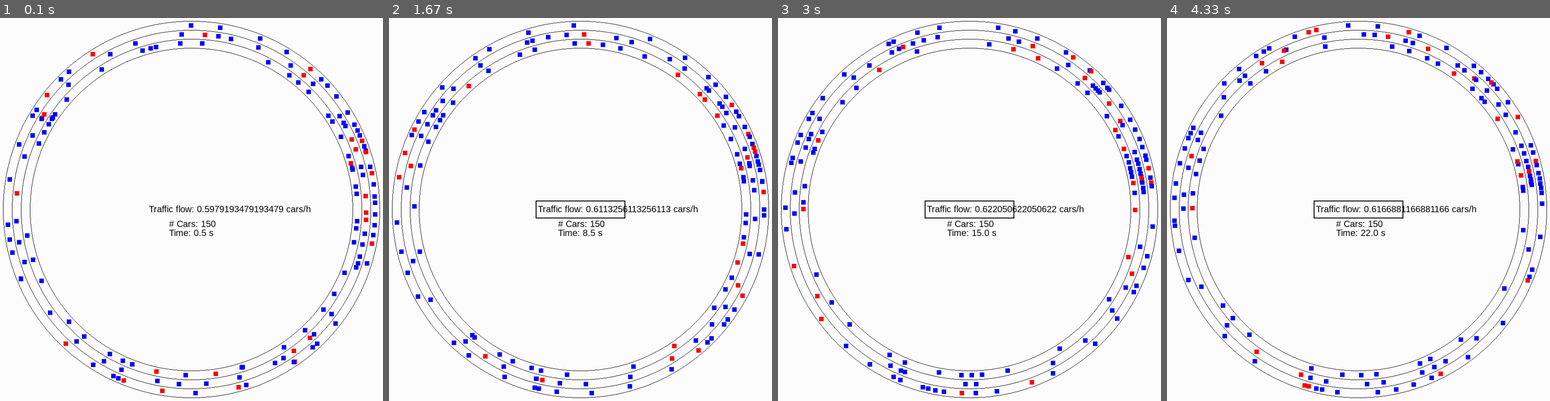
Above: before the commit, frames 1-4 (left to right).
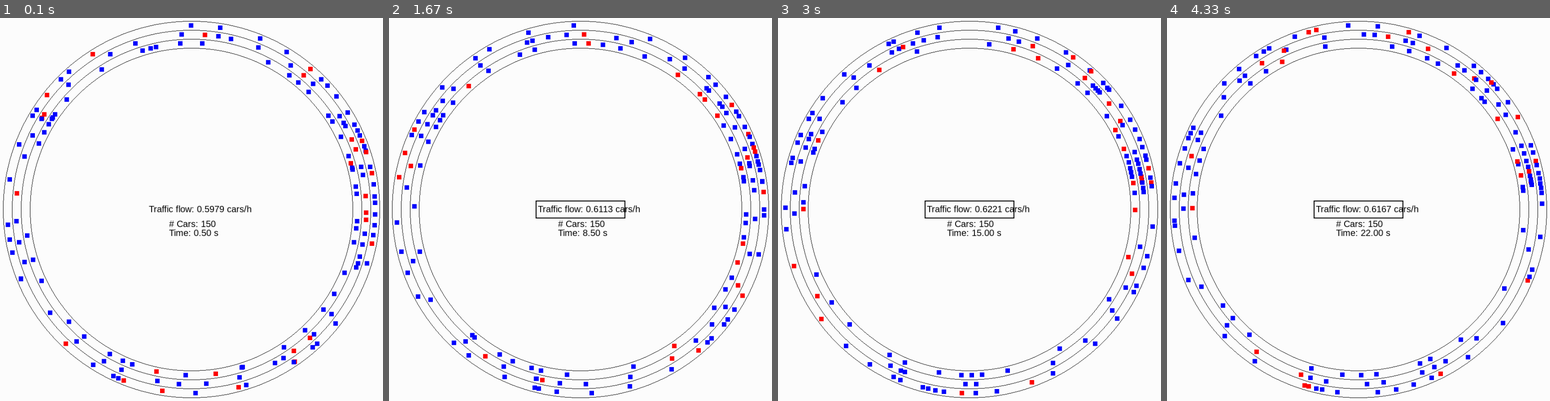
Above: after the commit, the same moments.

Repository: atonderski/TrafficMadness
Game: pygame game, started from traffic_madness/main.py
Same seed, same stepped clock (60 frames per second), same inputs: the game is played once before the commit and once after it.
Inputs:
- Up to frame 1 (0.1 s): no input
- Up to frame 2 (1.67 s): no input
- Up to frame 3 (3 s): no input
- Up to frame 4 (4.33 s): no input

The runs differ from the first frame. In frame 1, 0.3% of the frame differs, in the area x 53-82%, y 48-58%; in frame 2, 0.3%; in frame 3, 0.3%; in frame 4, 0.3%, in the area x 55-81%, y 48-58%.

Commit message:
Changed text formats

Diff:
--- a/traffic_madness/drawer/pygame_drawer.py
+++ b/traffic_madness/drawer/pygame_drawer.py
@@ -76,13 +76,13 @@
         # Add rectangle with text into the middle of the circle
         rect = pygame.Rect(400, 480, 200, 40)
         pygame.draw.rect(self.bg_surface, (0, 0, 0), rect, 2)
-        flow_text = 'Traffic flow: ' + str(flow) + ' cars/h'
+        flow_text = 'Traffic flow: {:.4f} cars/h'.format(flow)
         self.screen.blit(self.font.render(flow_text, True, (0, 0, 0)), (405, 487))
         # Add number of cars to drawer to indicate state of initialisation
-        cars_text = '# Cars: ' + str(len(cars))
+        cars_text = '# Cars: {:d}'.format(len(cars))
         self.screen.blit(self.font.render(cars_text, True, (0, 0, 0)), (450, 520))
         # Add current time to drawer
-        time_text = 'Time: ' + str(time * config.timestep) + ' s'
+        time_text = 'Time: {:.2f} s'.format(time * config.timestep)
         self.screen.blit(self.font.render(time_text, True, (0, 0, 0)), (450, 540))
 
         ''' End changes in drawer T.F.'''
